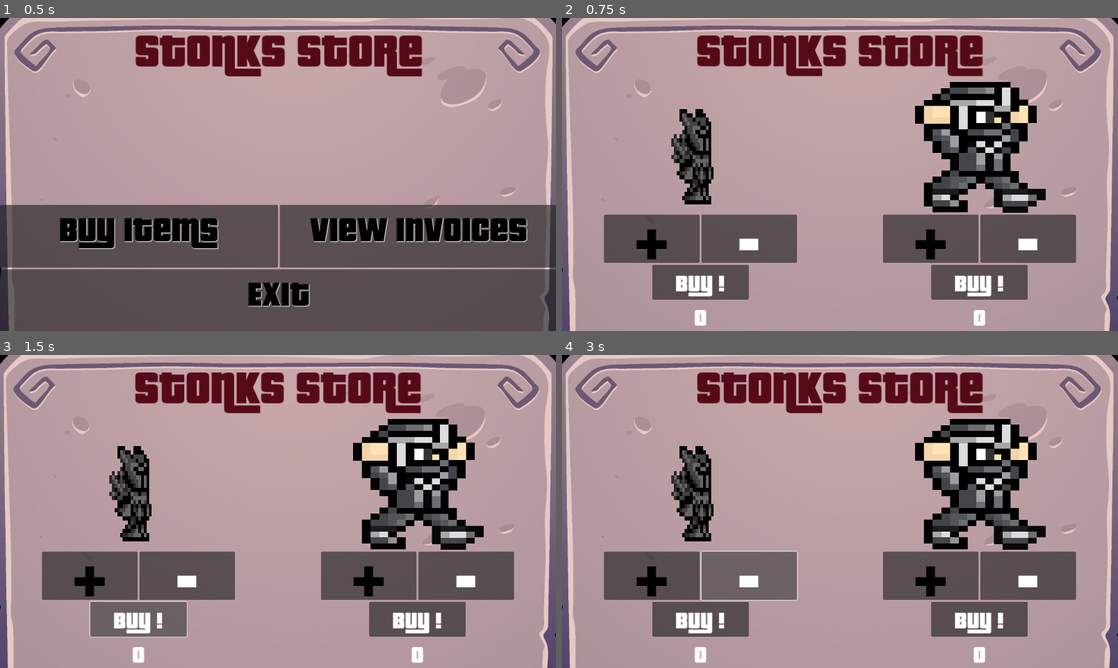
Above: before the commit, frames 1-4 (two rows, left to right).
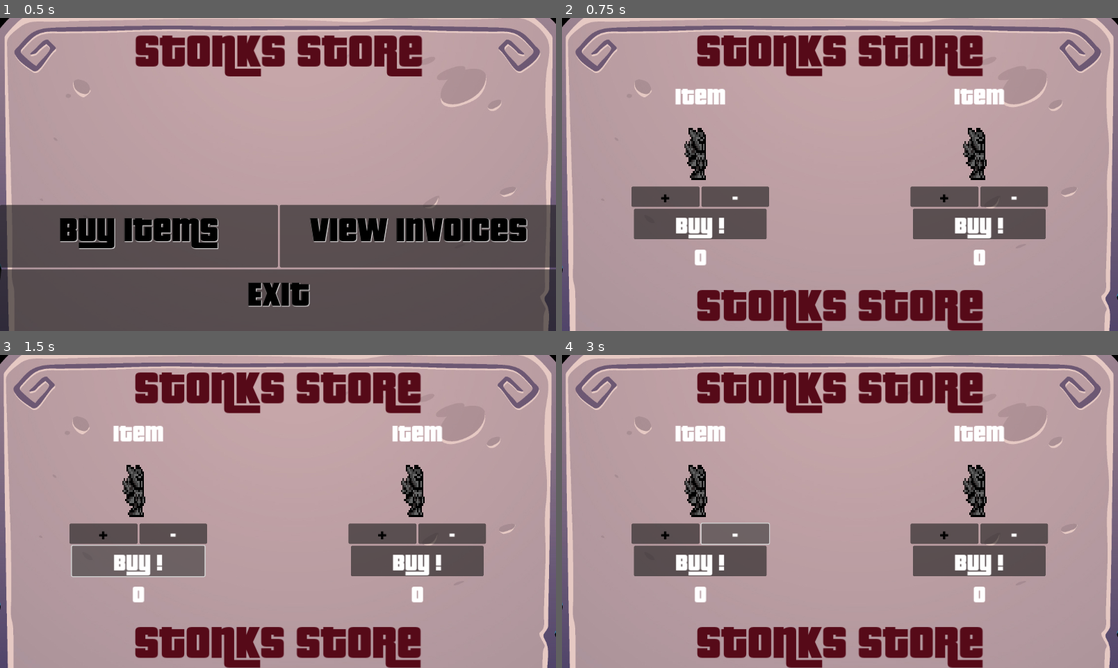
Above: after the commit, the same moments.

Repository: ImTheo/Stonks
Game: Godot game, scene res://Menu/main.tscn
The game is run twice, just before and just after one commit, with the same random seed, the same clock (stepped at 60 frames per second) and the same inputs.
Inputs:
- Up to frame 1 (0.5 s): no input
- Up to frame 2 (0.75 s): click "Buy Items" at 0.5 s
- Up to frame 3 (1.5 s): click "Buy !" at 1.25 s
- Up to frame 4 (3 s): click "+" at 2 s; click "-" at 2.75 s

Frame 1 is identical in both runs. In frame 2, 27% of the frame differs, in the area x 7-93%, y 20-100%; in frame 3, 27%; in frame 4, 27%.

Commit message:
Update buyScene.tscn and Product.tscn

Diff:
--- a/Menu/buyScene.tscn
+++ b/Menu/buyScene.tscn
@@ -1,10 +1,9 @@
-[gd_scene load_steps=6 format=3 uid="uid://t3ricgtsf1r2"]
+[gd_scene load_steps=5 format=3 uid="uid://t3ricgtsf1r2"]
 
 [ext_resource type="Script" path="res://Menu/PurchaseScene.gd" id="1_tlwle"]
 [ext_resource type="Texture2D" uid="uid://dfj37cknkrjol" path="res://Assets/background.jpg" id="2_uaeg1"]
 [ext_resource type="FontFile" uid="uid://b2frhwyn8618f" path="res://Assets/fonts/pricedown bl.otf" id="3_vxtvg"]
 [ext_resource type="PackedScene" uid="uid://2uhupnmbfwps" path="res://Products/Product.tscn" id="4_jyp1h"]
-[ext_resource type="Texture2D" uid="uid://kea13317b4h2" path="res://Assets/storeItems/ninja.png" id="5_tas1t"]
 
 [node name="PurchaseScene" type="Control"]
 clip_contents = true
@@ -31,19 +30,13 @@
 grow_vertical = 2
 texture = ExtResource("2_uaeg1")
 
-[node name="MarginContainer" type="MarginContainer" parent="."]
-layout_mode = 1
-anchors_preset = 15
-anchor_right = 1.0
-anchor_bottom = 1.0
-grow_horizontal = 2
-grow_vertical = 2
-
-[node name="VBoxContainer" type="VBoxContainer" parent="MarginContainer"]
+[node name="VBoxContainer" type="VBoxContainer" parent="."]
 z_as_relative = false
 layout_mode = 2
+offset_right = 1152.0
+offset_bottom = 648.0
 
-[node name="Title" type="Label" parent="MarginContainer/VBoxContainer"]
+[node name="Title" type="Label" parent="VBoxContainer"]
 layout_mode = 2
 theme_override_colors/font_color = Color(0.337255, 0.0392157, 0.0941176, 1)
 theme_override_fonts/font = ExtResource("3_vxtvg")
@@ -51,26 +44,24 @@
 text = "Stonks Store"
 horizontal_alignment = 1
 
-[node name="spacing2" type="Control" parent="MarginContainer/VBoxContainer"]
+[node name="spacing2" type="Control" parent="VBoxContainer"]
 layout_mode = 2
 
-[node name="HBoxContainer_Products" type="HBoxContainer" parent="MarginContainer/VBoxContainer"]
+[node name="HBoxContainer_Products" type="HBoxContainer" parent="VBoxContainer"]
 layout_mode = 2
 size_flags_vertical = 3
 
-[node name="Product_1" parent="MarginContainer/VBoxContainer/HBoxContainer_Products" instance=ExtResource("4_jyp1h")]
+[node name="Product_1" parent="VBoxContainer/HBoxContainer_Products" instance=ExtResource("4_jyp1h")]
 layout_mode = 2
 size_flags_vertical = 1
 
-[node name="Product_2" parent="MarginContainer/VBoxContainer/HBoxContainer_Products" instance=ExtResource("4_jyp1h")]
+[node name="Product_2" parent="VBoxContainer/HBoxContainer_Products" instance=ExtResource("4_jyp1h")]
 layout_mode = 2
 
-[node name="TextureRect" parent="MarginContainer/VBoxContainer/HBoxContainer_Products/Product_2/VBoxContainer" index="0"]
-texture = ExtResource("5_tas1t")
-
-[node name="spacing" type="Control" parent="MarginContainer/VBoxContainer"]
-visible = false
+[node name="Title2" type="Label" parent="VBoxContainer"]
 layout_mode = 2
-size_flags_vertical = 3
-
-[editable path="MarginContainer/VBoxContainer/HBoxContainer_Products/Product_2"]
+theme_override_colors/font_color = Color(0.337255, 0.0392157, 0.0941176, 1)
+theme_override_fonts/font = ExtResource("3_vxtvg")
+theme_override_font_sizes/font_size = 100
+text = "Stonks Store"
+horizontal_alignment = 1
--- a/Products/Product.tscn
+++ b/Products/Product.tscn
@@ -21,18 +21,32 @@
 [node name="VBoxContainer" type="VBoxContainer" parent="."]
 layout_mode = 2
 
+[node name="Label_Minus" type="Label" parent="VBoxContainer"]
+layout_mode = 2
+size_flags_vertical = 1
+theme_override_colors/font_color = Color(1, 1, 1, 1)
+theme_override_fonts/font = ExtResource("1_lcl6w")
+theme_override_font_sizes/font_size = 50
+text = "Item"
+horizontal_alignment = 1
+vertical_alignment = 1
+
 [node name="TextureRect" type="TextureRect" parent="VBoxContainer"]
 layout_mode = 2
 size_flags_horizontal = 4
 size_flags_vertical = 3
+size_flags_stretch_ratio = 3.58
 texture = ExtResource("2_176tm")
 expand_mode = 2
 
 [node name="HBoxContainer_Item1" type="HBoxContainer" parent="VBoxContainer"]
-custom_minimum_size = Vector2(400, 100)
 layout_mode = 2
-size_flags_horizontal = 4
-size_flags_vertical = 4
+size_flags_vertical = 3
+
+[node name="spacing" type="Control" parent="VBoxContainer/HBoxContainer_Item1"]
+layout_mode = 2
+size_flags_horizontal = 3
+size_flags_stretch_ratio = 0.25
 
 [node name="Button_Add" type="Button" parent="VBoxContainer/HBoxContainer_Item1"]
 layout_mode = 2
@@ -48,7 +62,7 @@
 grow_vertical = 2
 theme_override_colors/font_color = Color(0, 0, 0, 1)
 theme_override_fonts/font = ExtResource("1_lcl6w")
-theme_override_font_sizes/font_size = 150
+theme_override_font_sizes/font_size = 40
 text = "+"
 horizontal_alignment = 1
 vertical_alignment = 1
@@ -67,29 +81,35 @@
 grow_vertical = 2
 theme_override_colors/font_color = Color(1, 1, 1, 1)
 theme_override_fonts/font = ExtResource("1_lcl6w")
-theme_override_font_sizes/font_size = 150
+theme_override_font_sizes/font_size = 40
 text = "-"
 horizontal_alignment = 1
 vertical_alignment = 1
 
+[node name="spacing3" type="Control" parent="VBoxContainer/HBoxContainer_Item1"]
+layout_mode = 2
+size_flags_horizontal = 3
+size_flags_stretch_ratio = 0.25
+
 [node name="VBoxContainer" type="VBoxContainer" parent="VBoxContainer"]
-custom_minimum_size = Vector2(200, 0)
+layout_mode = 2
+size_flags_vertical = 3
+size_flags_stretch_ratio = 3.0
+alignment = 2
+
+[node name="Button_BuyProduct" type="Button" parent="VBoxContainer/VBoxContainer"]
+custom_minimum_size = Vector2(275, 0)
 layout_mode = 2
 size_flags_horizontal = 4
 size_flags_vertical = 3
-size_flags_stretch_ratio = 0.5
-alignment = 2
-
-[node name="Button_BuyProduct" type="Button" parent="VBoxContainer/VBoxContainer"]
-layout_mode = 2
-size_flags_vertical = 3
-size_flags_stretch_ratio = 7.67
 
 [node name="Label_BuyProduct" type="Label" parent="VBoxContainer/VBoxContainer/Button_BuyProduct"]
 layout_mode = 1
 anchors_preset = 15
 anchor_right = 1.0
 anchor_bottom = 1.0
+offset_top = -10.0
+offset_bottom = 10.0
 grow_horizontal = 2
 grow_vertical = 2
 theme_override_colors/font_color = Color(1, 1, 1, 1)
